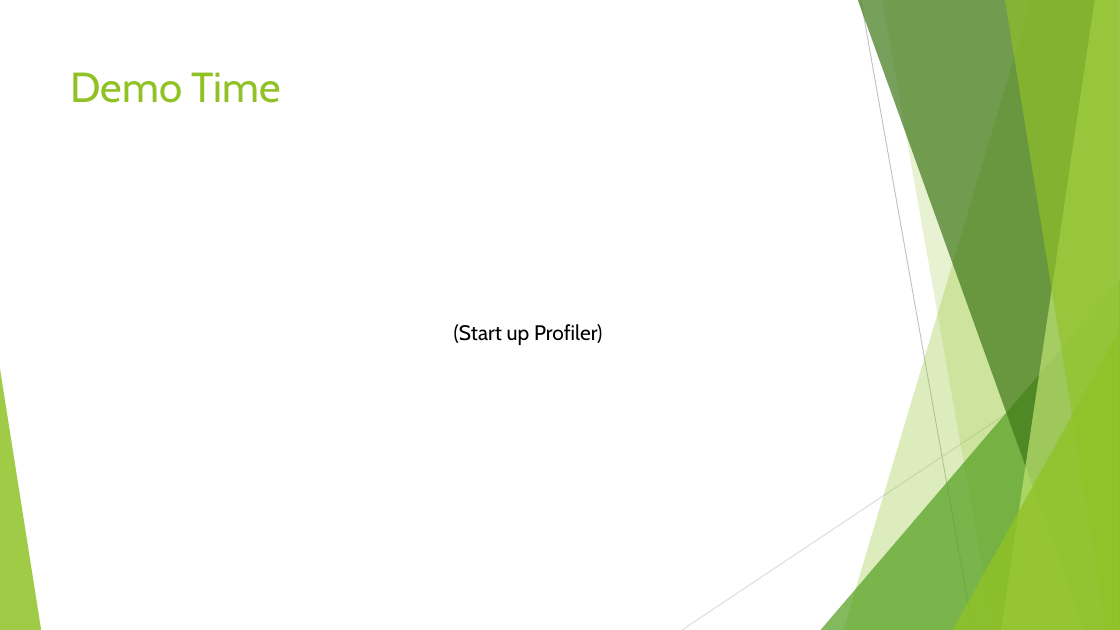
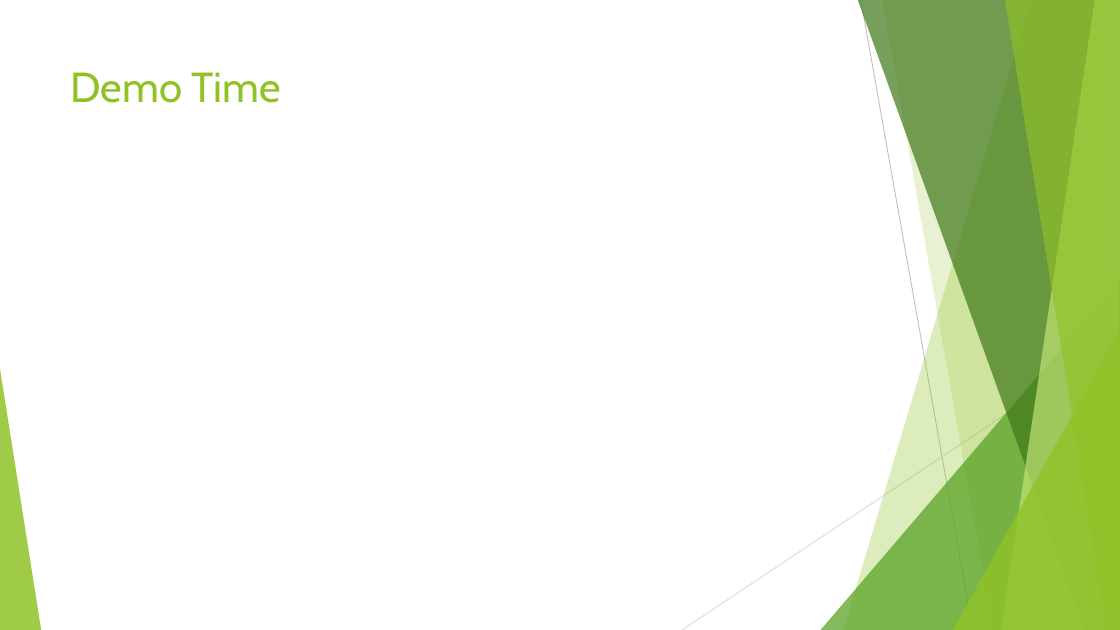
Before and after one commit to jbfoushee/MyPresentations, a slide deck: slide 26 of Datatables_and_Dataframes_to_SQL_Procs/User-defined Table Types.pptx (slide 11 before the commit). Drawn at 1120x630 pixels with LibreOffice and Linux fonts; fonts in the diff are those of the drawing. Boxes give left, top, right and bottom in pixels: in the first picture for what was removed or moved away, otherwise in the second. Text is boxed around its words. In the diff, an @@ line names an element or a change of style, - is before the commit and + after.

```diff
--- a/Datatables_and_Dataframes_to_SQL_Procs/User-defined Table Types.pptx
+++ b/Datatables_and_Dataframes_to_SQL_Procs/User-defined Table Types.pptx
@@ text removed at (454, 324, 602, 345) @@
-(Start up Profiler)
```
Also in this commit, not shown: 1 slide added, 1 slide removed, 2 other files.
